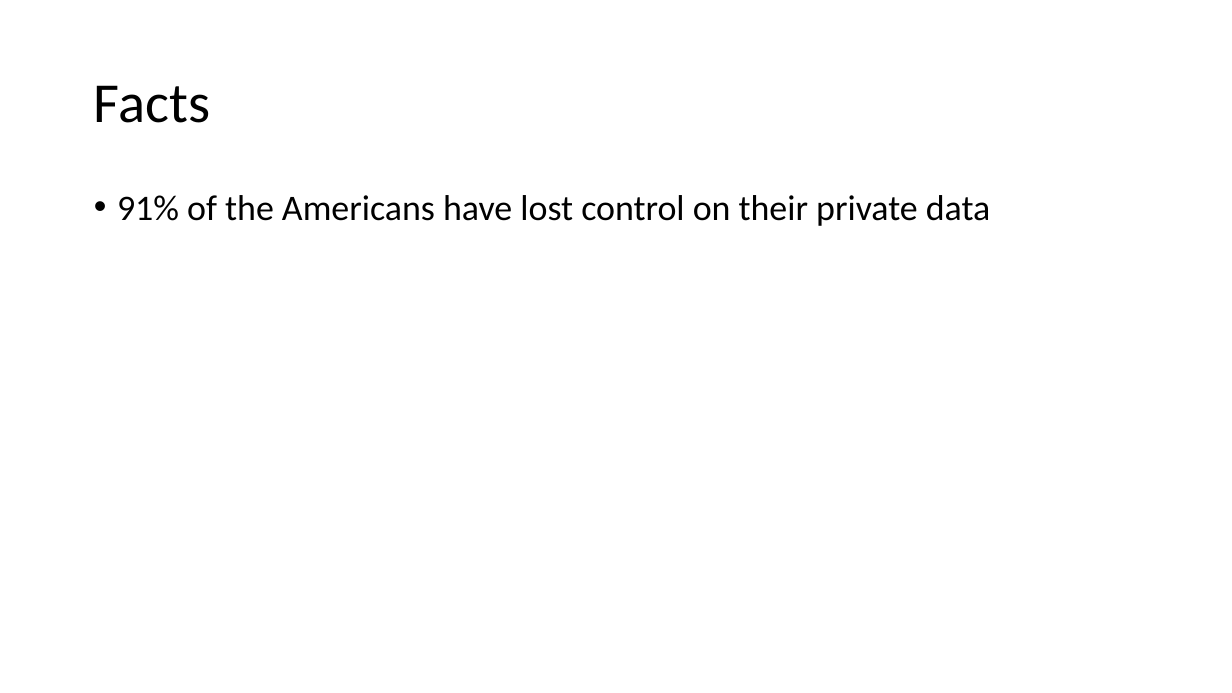
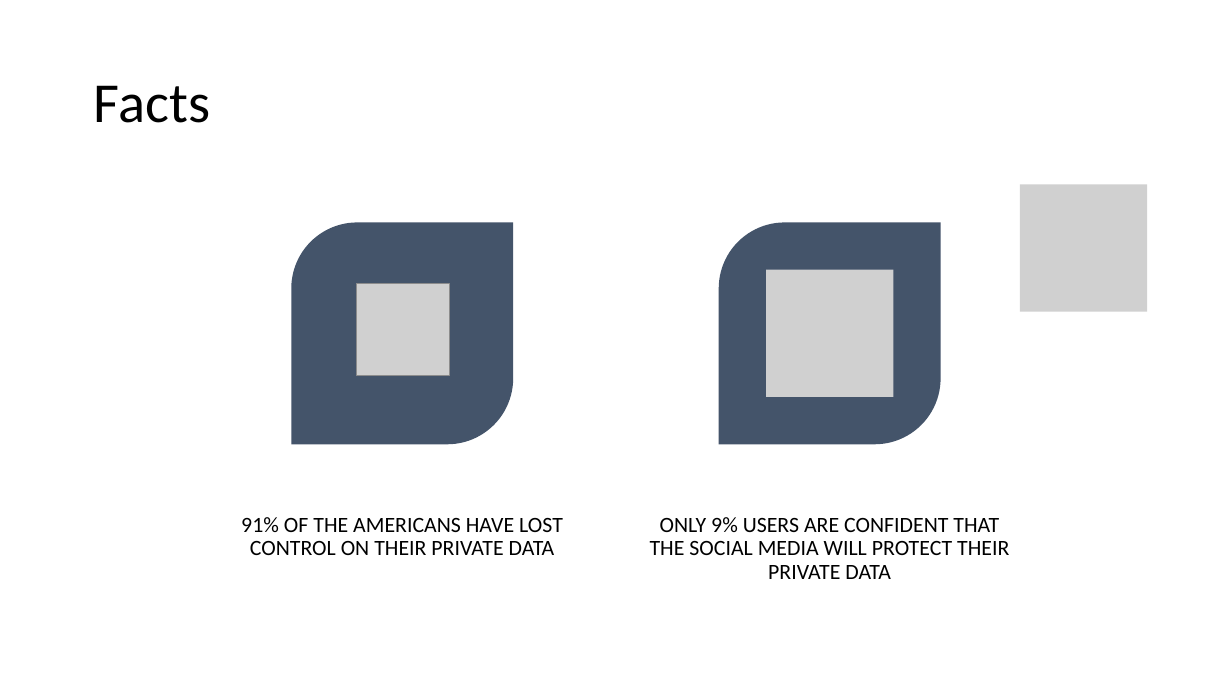
Before and after one commit to shank121991/winthesislocation, a slide deck: slide 3 of Writings/Final.pptx. Drawn at 1232x693 pixels with LibreOffice and Linux fonts; fonts in the diff are those of the drawing; grey boxes stand for pictures. Boxes give left, top, right and bottom in pixels: in the first picture for what was removed or moved away, otherwise in the second. Text is boxed around its words. In the diff, an @@ line names an element or a change of style, - is before the commit and + after.

```diff
--- a/Writings/Final.pptx
+++ b/Writings/Final.pptx
@@ picture added at (x1=357, y1=284, x2=449, y2=376) @@
@@ text at (x1=241, y1=517, x2=563, y2=555): text changed; size 28 to 17 pt @@
-• 91% of the Americans have lost control on their private data
+91% OF THE AMERICANS HAVE LOST CONTROL ON THEIR PRIVATE DATA
@@ group added at (x1=291, y1=185, x2=1148, y2=579): 2 round diag rects, 2 pictures, 1 text @@
+ONLY 9% USERS ARE CONFIDENT THAT THE SOCIAL MEDIA WILL PROTECT THEIR PRIVATE DATA
```
Also in this commit, not shown: 6 other slides changed, 2 slides added, 2 other files.
